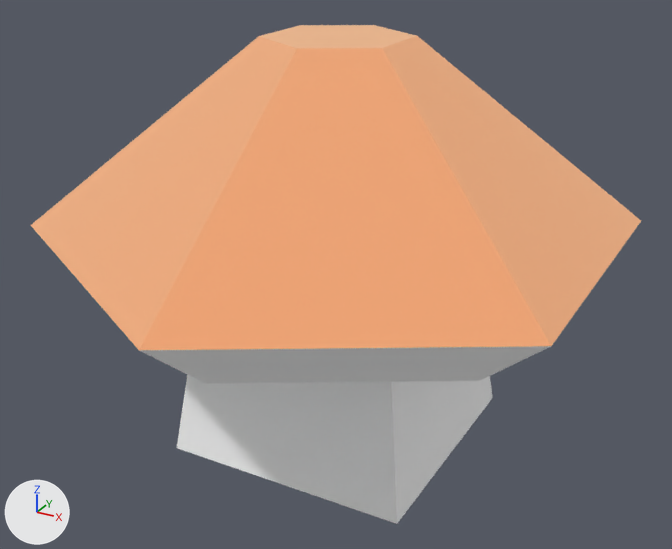
The glTF model public/models/nf2/nature/mushroom_tan.glb as it was, and as the next commit left it.
Rendered twice from a camera (50 mm lens) standing at (0.153, -0.283, 0.156) and looking at (0.002, -0.009, 0.019). Every picture has the same lights, and +X, +Y and +Z are marked at lower left. The first picture is the older version. Where no turn or scale is listed for an object, it has been applied to the vertices.

The first picture shows 'mushroom_tan'.
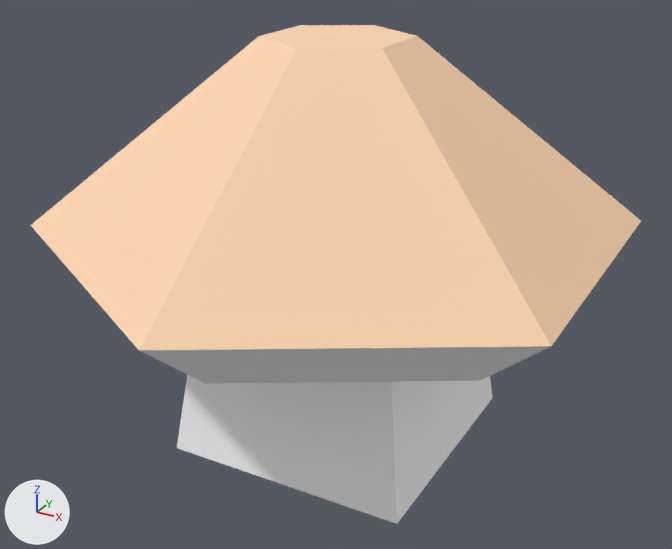
What differs and where, as boxes (x1, y1, x2, y2) in the pictures (672 x 549 px):
'mushroom_tan', surface changed: (31, 25, 641, 384) in both

Edits to the bpy script that builds the scene:
```text
Change mat_colortan:
    mat_colortan.metallic: 1.0 -> 0.0
Remove ob_tmpparent:
    ob_tmpparent = bpy.data.objects.new('tmpParent', None)
    ob_tmpparent.location = (0.0, 0.0, 0.0)
```
